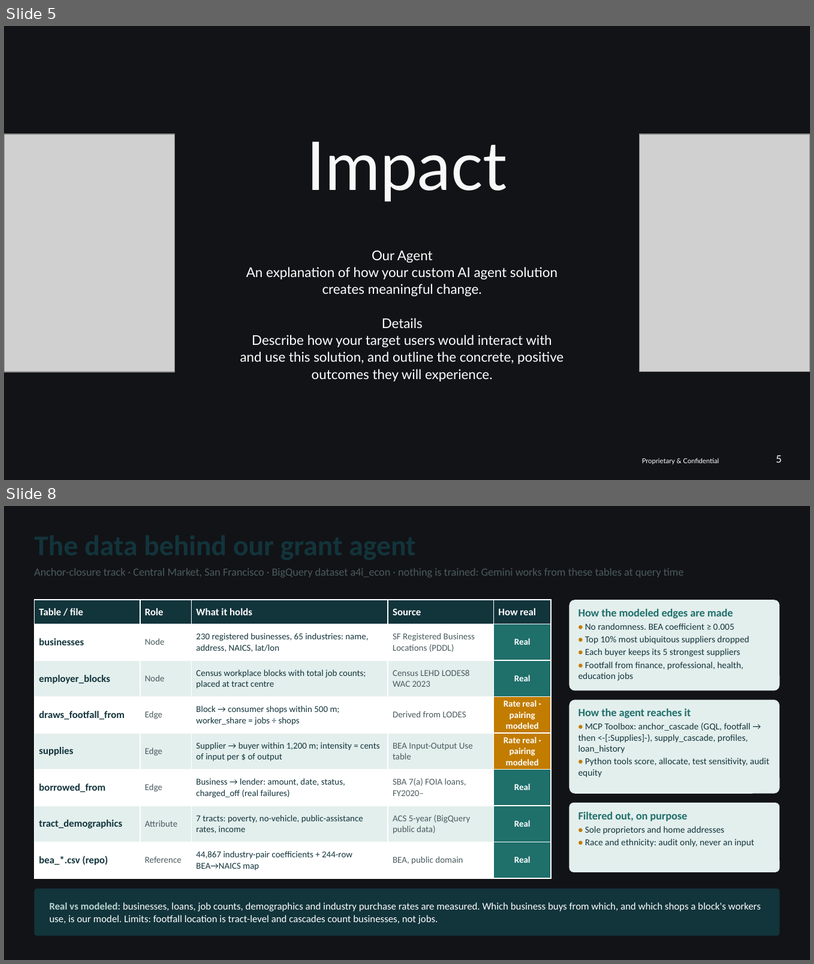
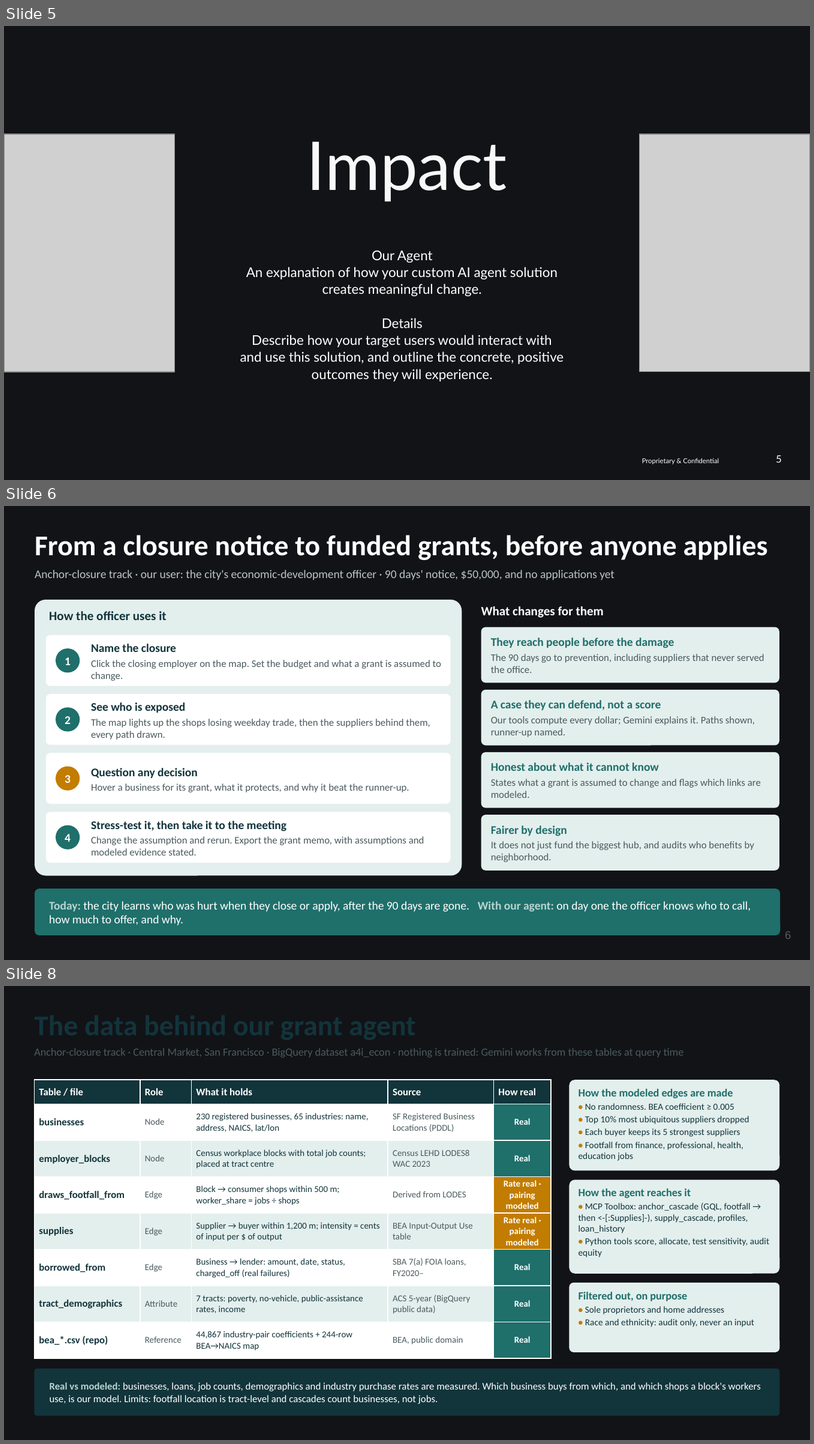
Before and after one commit to mastan30/ATL-13-MicroGrants, a slide deck: docs/ATL-13.pptx. Shown one above the other, each under a label of ours: slides 5 and 8 before the commit, slides 5, 6 and 8 after it; the slides between them are not shown. The pictures are 814x964 and 814x1444 pixels, drawn with LibreOffice and Linux fonts; fonts in the diff are those of the drawing; grey boxes stand for pictures; background and template pictures are left out. Boxes give left, top, right and bottom in pixels: in the first picture for what was removed or moved away, otherwise in the second. Text is boxed around its words. In the diff, an @@ line names an element or a change of style, - is before the commit and + after.

```diff
--- a/docs/ATL-13.pptx
+++ b/docs/ATL-13.pptx
@@ slide 6 added at [4, 506, 810, 960], background #121317 @@
@@ text added at [35, 535, 768, 560], 25.5 pt, text #FFFFFF, bold @@
+From a closure notice to funded grants, before anyone applies
@@ text added at [35, 570, 615, 580], 10.5 pt, text #B8C4C6 @@
+Anchor-closure track · our user: the city's economic-development officer · 90 days' notice, $50,000, and no applications yet
@@ rounded rectangle added at [35, 600, 462, 876], fill #E3EFED @@
@@ text added at [49, 611, 166, 620], 11.2 pt, text #12343B, bold @@
+How the officer uses it
@@ text added at [482, 606, 604, 618], 11.2 pt, text #FFFFFF, bold @@
+What changes for them
@@ rounded rectangle added at [482, 627, 780, 682], fill #E3EFED @@
@@ rounded rectangle added at [46, 635, 451, 686], fill #FFFFFF @@
@@ ellipse added at [56, 648, 80, 672], fill #1F6F6B, 10.5 pt, text #FFFFFF, bold @@
+1
@@ text added at [91, 643, 441, 681], 9 pt, text #4A5A5D @@
+Name the closure
+Click the closing employer on the map. Set the budget and what a grant is assumed to change.
@@ text added at [491, 637, 765, 673], 9 pt, text #4A5A5D @@
+They reach people before the damage
+The 90 days go to prevention, including suppliers that never served the office.
@@ rounded rectangle added at [46, 694, 451, 745], fill #FFFFFF @@
@@ text added at [91, 702, 430, 739], 9 pt, text #4A5A5D @@
+See who is exposed
+The map lights up the shops losing weekday trade, then the suppliers behind them, every path drawn.
@@ rounded rectangle added at [482, 689, 780, 745], fill #E3EFED @@
@@ text added at [491, 700, 755, 737], 9 pt, text #4A5A5D @@
+A case they can defend, not a score
+Our tools compute every dollar; Gemini explains it. Paths shown, runner-up named.
@@ ellipse added at [56, 708, 80, 732], fill #1F6F6B, 10.5 pt, text #FFFFFF, bold @@
+2
@@ rounded rectangle added at [46, 753, 451, 804], fill #FFFFFF @@
@@ rounded rectangle added at [482, 752, 780, 808], fill #E3EFED @@
@@ ellipse added at [56, 766, 80, 790], fill #C27C00, 10.5 pt, text #FFFFFF, bold @@
+3
@@ text added at [91, 768, 410, 792], 9 pt, text #4A5A5D @@
+Question any decision
+Hover a business for its grant, what it protects, and why it beat the runner-up.
@@ text added at [491, 762, 761, 798], 9 pt, text #4A5A5D @@
+Honest about what it cannot know
+States what a grant is assumed to change and flags which links are modeled.
@@ rounded rectangle added at [46, 811, 451, 862], fill #FFFFFF @@
@@ ellipse added at [56, 825, 80, 850], fill #1F6F6B, 10.5 pt, text #FFFFFF, bold @@
+4
@@ text added at [91, 820, 425, 855], 9 pt, text #4A5A5D @@
+Stress-test it, then take it to the meeting
+Change the assumption and rerun. Export the grant memo, with assumptions and modeled evidence stated.
@@ rounded rectangle added at [482, 815, 780, 870], fill #E3EFED @@
@@ text added at [491, 825, 755, 862], 9 pt, text #4A5A5D @@
+Fairer by design
+It does not just fund the biggest hub, and audits who benefits by neighborhood.
@@ rounded rectangle added at [35, 888, 780, 935], fill #1F6F6B @@
@@ text added at [49, 901, 751, 925], 10.5 pt, text #FFFFFF @@
+Today: the city learns who was hurt when they close or apply, after the 90 days are gone. With our agent: on day one the officer knows who to call, how much to offer, and why.
@@ page number added at [785, 931, 791, 939], 10 pt, text #595959 @@
+6
```
Also in this commit, not shown: 1 slide changed, 1 slide removed, 5 other files.
